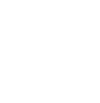
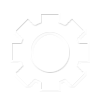
Layered file, before and after one edit (100 x 103). Changes by layer:
added layer "settings" above "redo" over left=12, top=14, right=88, bottom=90
hid "redo" over left=11, top=14, right=88, bottom=92